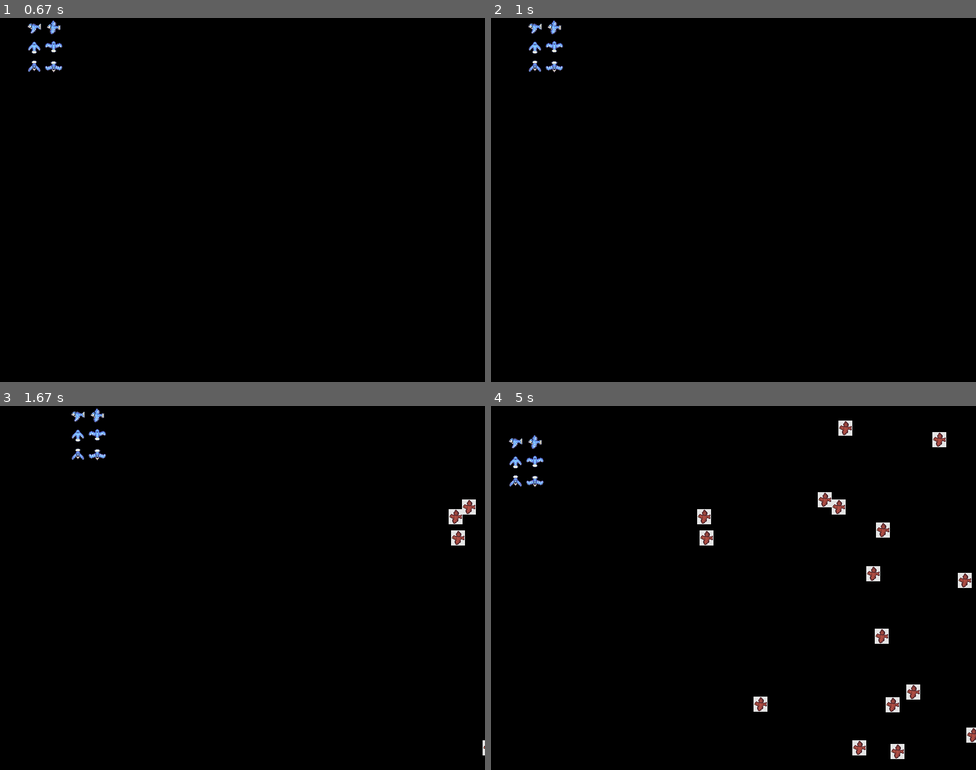
Above: before the commit, frames 1-4 (two rows, left to right).
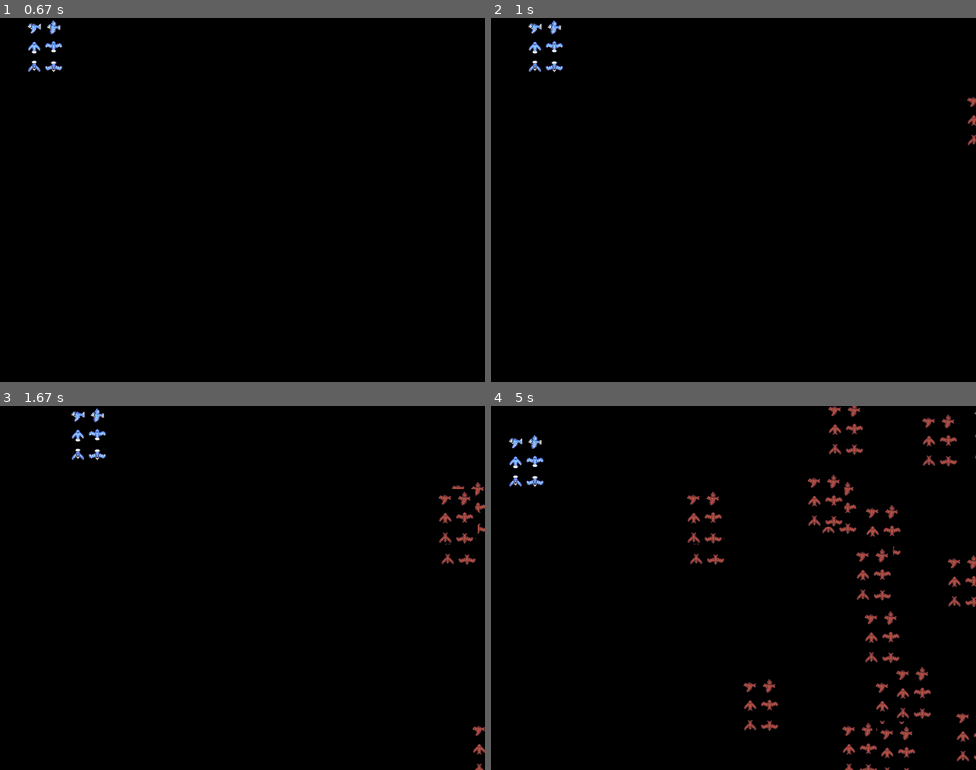
Above: after the commit, the same moments.

Repository: CameronBrenton/PyGame-Challenge
Game: pygame game, started from game.py
Same seed, same stepped clock (60 frames per second), same inputs: the game is played once before the commit and once after it.
Inputs:
- Up to frame 1 (0.67 s): hold Right from 0.33 s (still down)
- Up to frame 2 (1 s): release Right at 0.8 s; hold Up from 0.83 s (still down)
- Up to frame 3 (1.67 s): release Up at 1.13 s; hold Right 1.17-1.63 s
- Up to frame 4 (5 s): hold Left 1.67-2.2 s; hold Down 2.23-2.53 s; hold Left 2.57-2.97 s; hold Up 3-3.37 s; hold Right 3.4-4.03 s; hold Down 4.07-4.43 s; hold Left 4.47-4.93 s; hold Right from 4.97 s (still down)

Frame 1 is identical in both runs. In frame 2, 0.1% of the frame differs, in the area x 98-100%, y 21-35%; in frame 3, 0.9%; in frame 4, 5.1%, in the area x 40-100%, y 0-100%.

Commit message:
Added enemy spritesheet, with logic

Diff:
--- a/game.py
+++ b/game.py
@@ -27,7 +27,6 @@
 SCREEN_HEIGHT = 600
 
 class Player(pygame.sprite.Sprite):
-
     def __init__(self) -> None:
         super(Player, self).__init__()
 
@@ -38,10 +37,6 @@
         self.flying_frames_r = []
 
         self. direction = "R"
-
-        #self.surf = pygame.image.load("birdBluejay.png").convert()
-        #self.surf.set_colorkey((225, 225, 225), RLEACCEL)
-        #self.rect = self.surf.get_rect()
 
         sprite_sheet = SpriteSheet("bluejaySpritesheet.png")
         image = sprite_sheet.getImage(0, 0, 66, 90)
@@ -63,6 +58,7 @@
 
         self.image = self.flying_frames_r[0]
 
+        self.image.set_colorkey((225, 225, 225), RLEACCEL)
         self.rect = self.image.get_rect()
 
     def update(self, pressed_keys):
@@ -87,7 +83,22 @@
 class Enemy(pygame.sprite.Sprite):
     def __init__(self):
         super(Enemy, self).__init__()
-        self.image = pygame.image.load("birdRedjay.png").convert()
+
+        self.flying_frames_l = []
+
+        self. direction = "L"
+
+        sprite_sheet = SpriteSheet("redjaySpritesheet.png")
+        image = sprite_sheet.getImage(0, 0, 66, 90)
+        self.flying_frames_l.append(image)
+        image = sprite_sheet.getImage(66, 0, 66, 90)
+        self.flying_frames_l.append(image)
+        image = sprite_sheet.getImage(132, 0, 67, 90)
+        self.flying_frames_l.append(image)
+
+        self.image = self.flying_frames_l[0]
+
+
         self.image.set_colorkey((225, 225, 225), RLEACCEL)
         self.rect = self.image.get_rect(
             center=(
Binary file added: redjaySpritesheet.png
